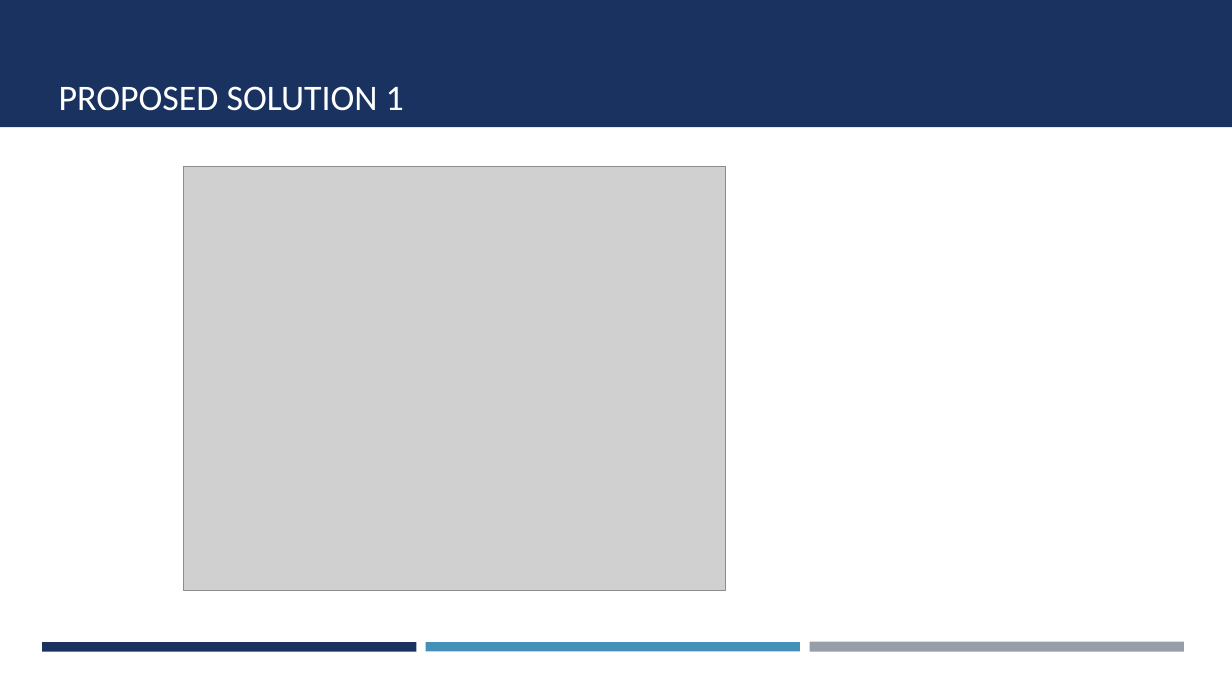
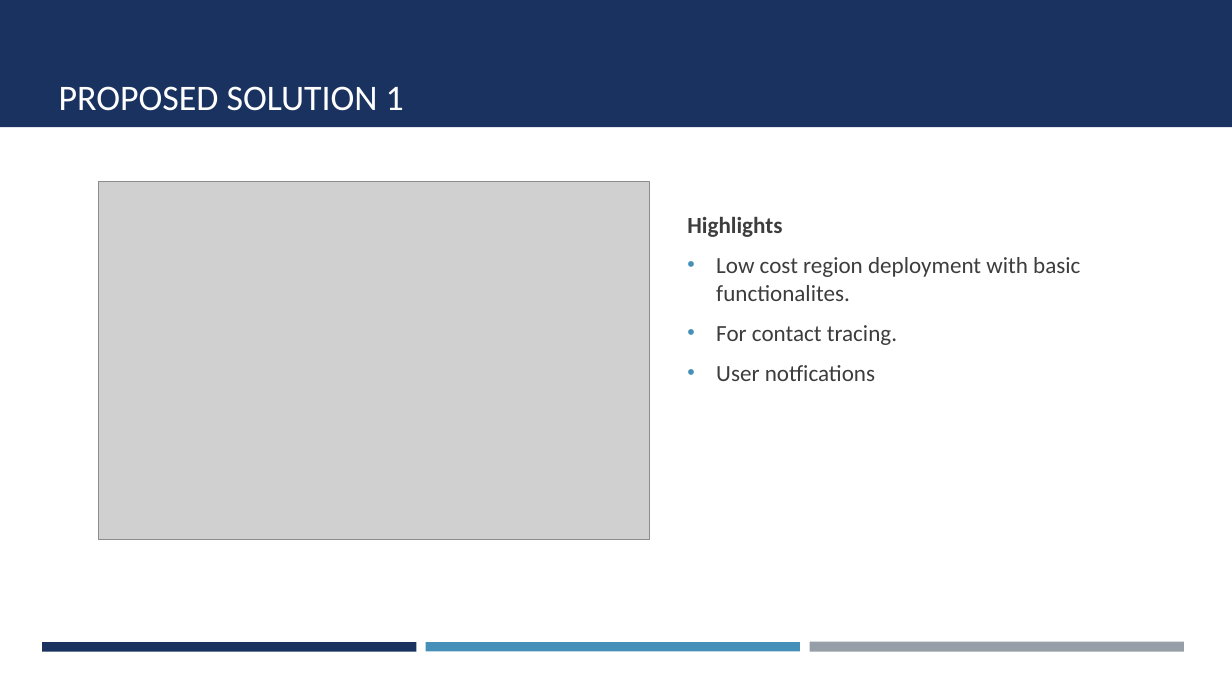
Before and after one commit to SreekanthSPillai/az-designs, a slide deck: slide 2 of contact-tracing-app.pptx. Drawn at 1232x693 pixels with LibreOffice and Linux fonts; fonts in the diff are those of the drawing; grey boxes stand for pictures. Boxes give left, top, right and bottom in pixels: in the first picture for what was removed or moved away, otherwise in the second. Text is boxed around its words. In the diff, an @@ line names an element or a change of style, - is before the commit and + after.

```diff
--- a/contact-tracing-app.pptx
+++ b/contact-tracing-app.pptx
@@ picture: place and size @@
-picture at bbox=[184, 166, 726, 591]
+picture at bbox=[98, 182, 650, 540]
@@ text added at bbox=[687, 217, 1080, 381], 18 pt, text #3D3D3D @@
+Highlights
+• Low cost region deployment with basic functionalites.
+• For contact tracing.
+• User notfications
```
Also in this commit, not shown: 1 other slide changed, 1 other file.
